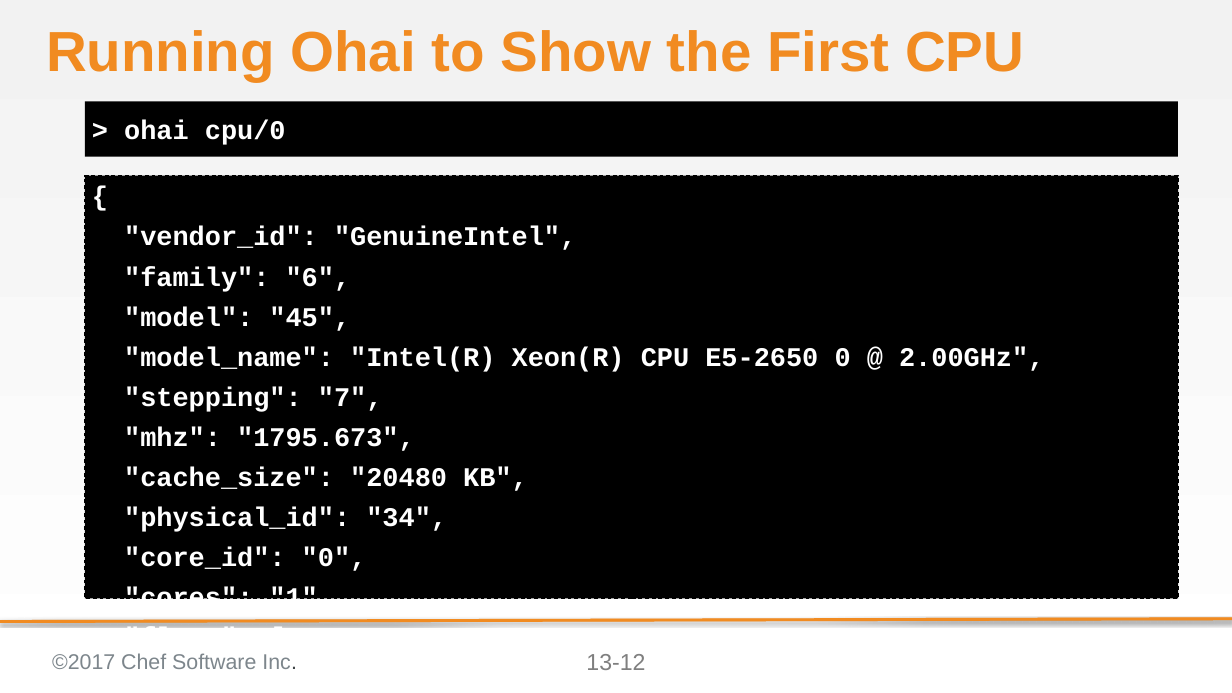
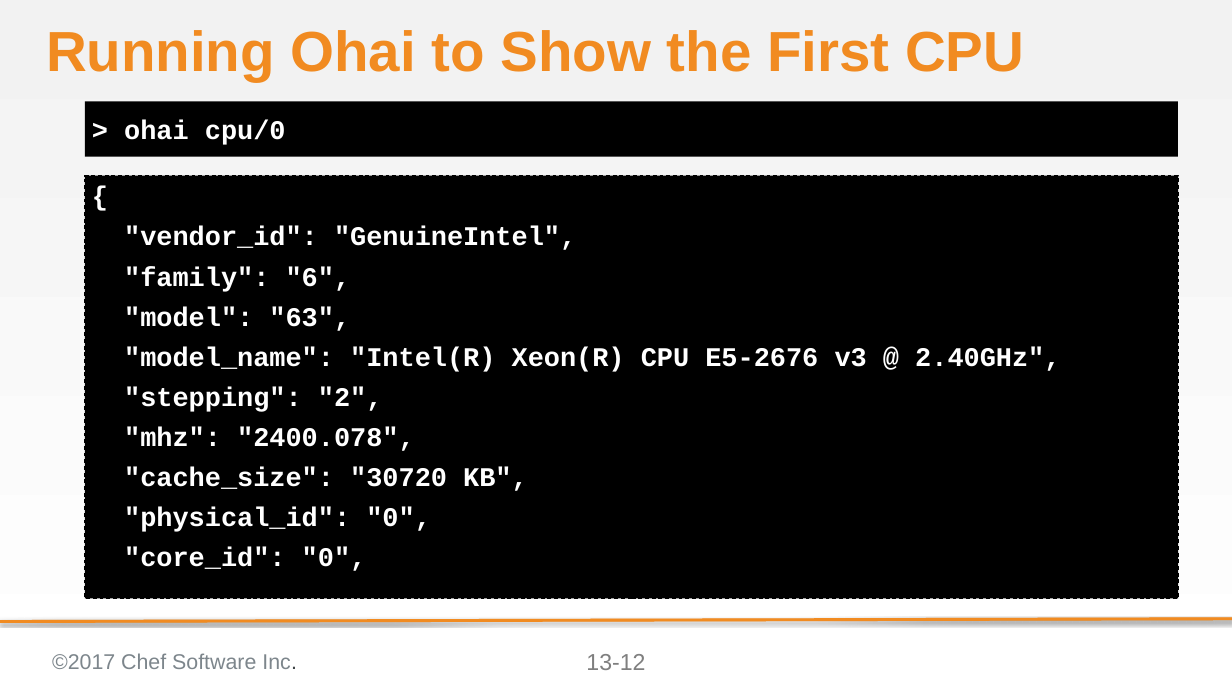
Before and after one commit to ericheiser/chef-intermediate, a slide deck: slide 12 of 13-ohai.pptx. Drawn at 1232x693 pixels with LibreOffice and Linux fonts; fonts in the diff are those of the drawing; background and template pictures are left out. Boxes give left, top, right and bottom in pixels: in the first picture for what was removed or moved away, otherwise in the second. Text is boxed around its words. In the diff, an @@ line names an element or a change of style, - is before the commit and + after.

```diff
--- a/13-ohai.pptx
+++ b/13-ohai.pptx
@@ text at bbox=[124, 307, 1060, 532]: text changed @@
-"model": "45",
-"model_name": "Intel(R) Xeon(R) CPU E5-2650 0 @ 2.00GHz",
-"stepping": "7",
-"mhz": "1795.673",
-"cache_size": "20480 KB",
-"physical_id": "34",
+"model": "63",
+"model_name": "Intel(R) Xeon(R) CPU E5-2676 v3 @ 2.40GHz",
+"stepping": "2",
+"mhz": "2400.078",
+"cache_size": "30720 KB",
+"physical_id": "0",
@@ text at bbox=[124, 587, 334, 599]: paragraphs removed @@
-"cores": "1",
-"flags": [
```
Also in this commit, not shown: 4 other slides changed.
